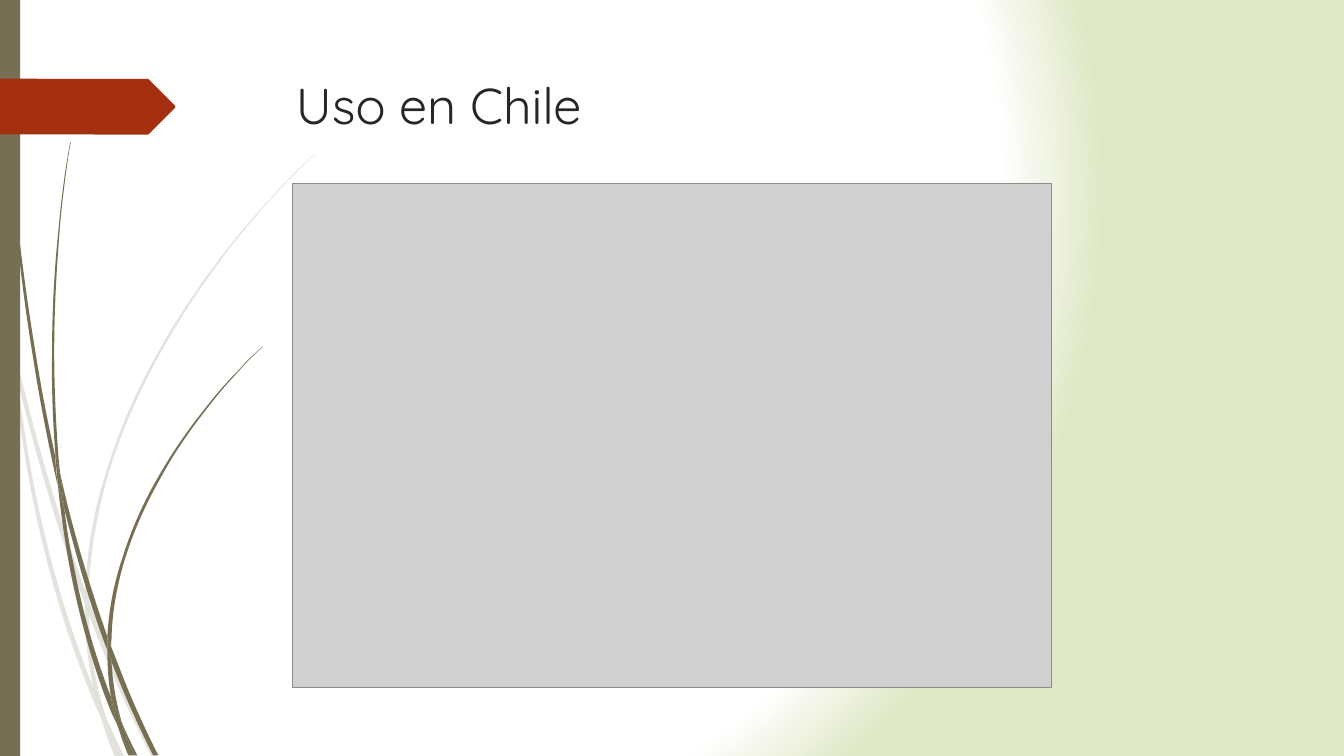
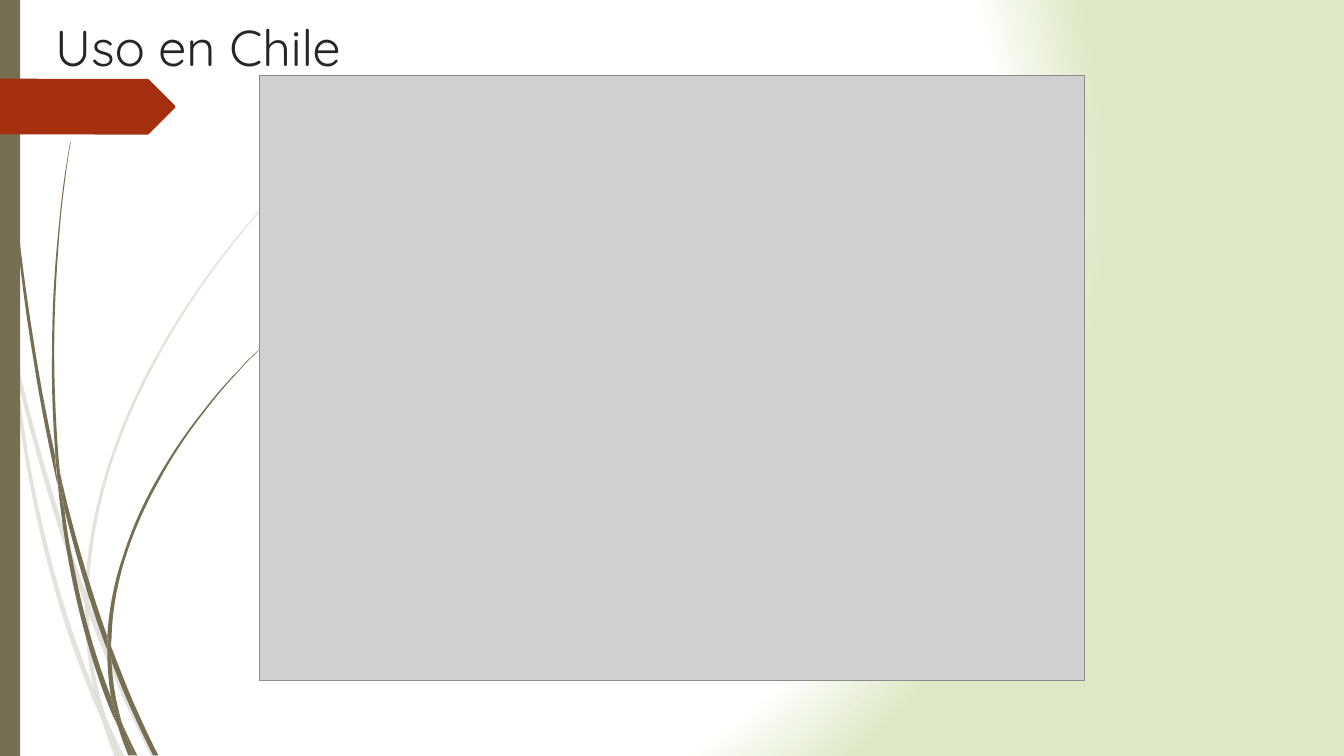
Before and after one commit to ppizarror/proyecto-CI5206, a slide deck: slide 15 of Presentación/Capiteles de Losa.pptx. Drawn at 1344x756 pixels with LibreOffice and Linux fonts; fonts in the diff are those of the drawing; grey boxes stand for pictures. Boxes give left, top, right and bottom in pixels: in the first picture for what was removed or moved away, otherwise in the second. Text is boxed around its words. In the diff, an @@ line names an element or a change of style, - is before the commit and + after.

```diff
--- a/Presentación/Capiteles de Losa.pptx
+++ b/Presentación/Capiteles de Losa.pptx
@@ text "Uso en Chile" rewrapped from [296, 86, 581, 125] to [55, 28, 340, 80] @@
@@ picture: place and size @@
-picture at [292, 184, 1053, 688]
+picture at [259, 76, 1085, 681]
```
Also in this commit, not shown: 1 other slide changed, 1 slide added, 1 slide removed.
